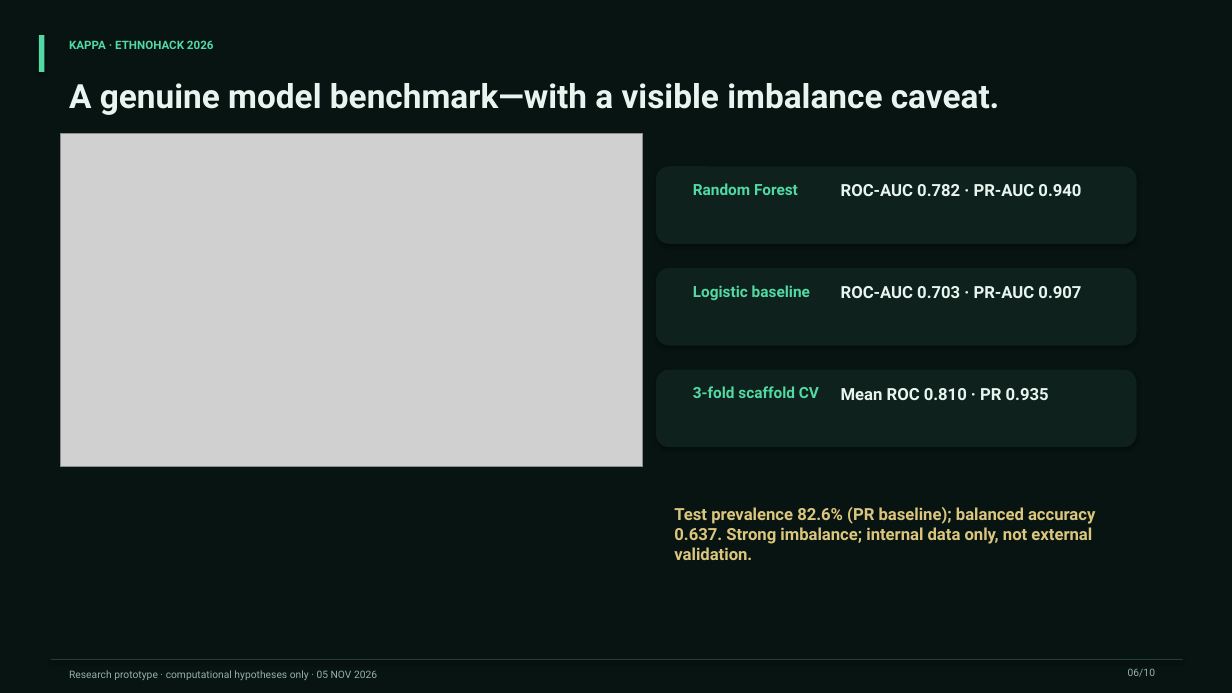
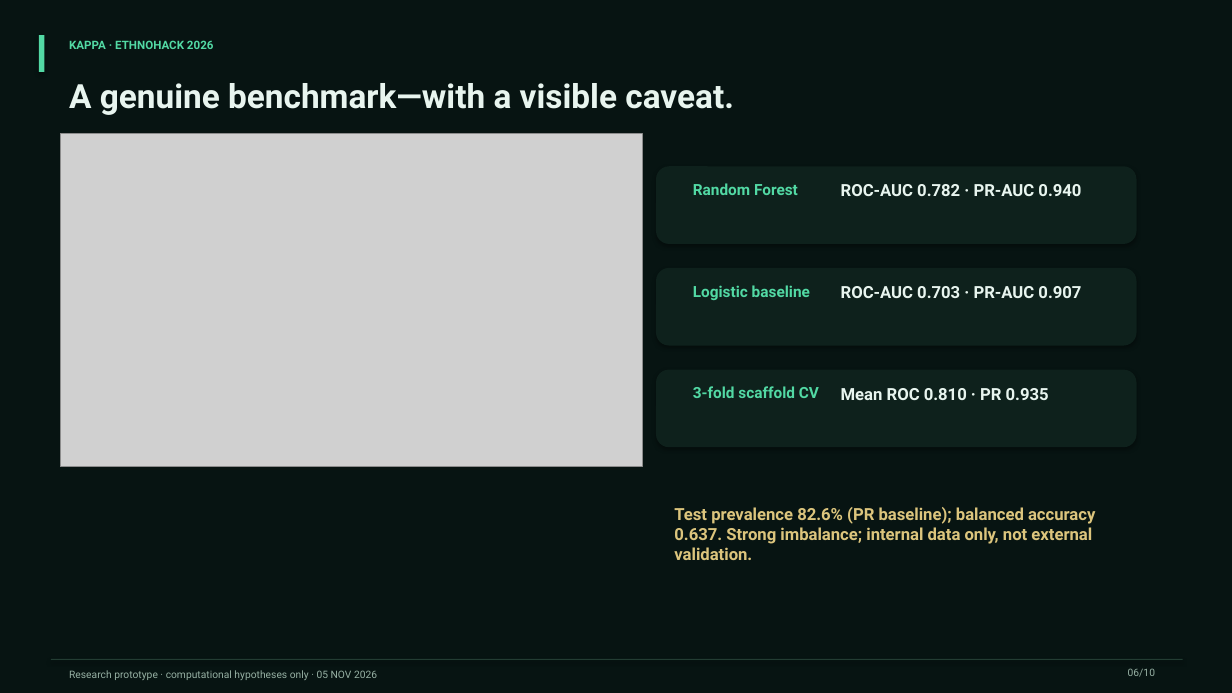
Before and after one commit to AdemolaTolulope/kappa-ethnohack2026, a slide deck: slide 6 of presentation/KAPPA_pitch_deck.pptx. Drawn at 1232x693 pixels with LibreOffice and Linux fonts; fonts in the diff are those of the drawing; grey boxes stand for pictures. Boxes give left, top, right and bottom in pixels: in the first picture for what was removed or moved away, otherwise in the second. Text is boxed around its words. In the diff, an @@ line names an element or a change of style, - is before the commit and + after.

```diff
--- a/presentation/KAPPA_pitch_deck.pptx
+++ b/presentation/KAPPA_pitch_deck.pptx
@@ text at <box>69,83,734,115</box>: text changed @@
-A genuine model benchmark—with a visible imbalance caveat.
+A genuine benchmark—with a visible caveat.
```
Also in this commit, not shown: 3 other slides changed, 18 other files.
